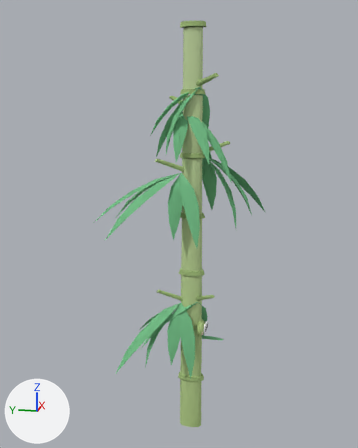
What one commit did to the glTF model web-forest/public/model/species/phyllostachys-nigra.glb.
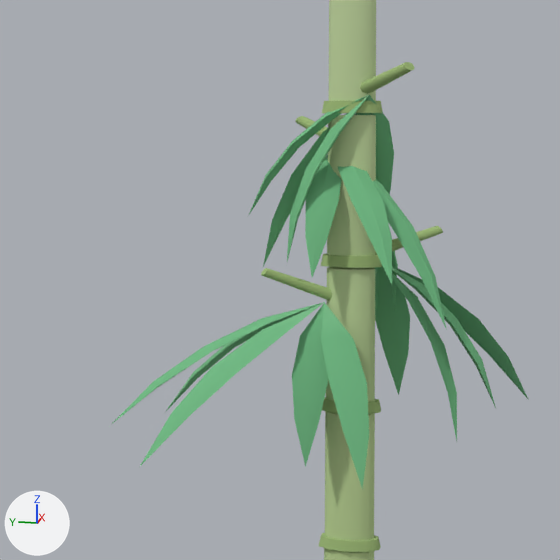
The first picture shows the older version from a 50 mm camera at (-1.538, -0.304, 1.121) aimed at (0.014, 0.007, 0.733). The close-ups show the older and then the newer version on the part from 13% to 78% of the width and 11% to 62% of the height of that picture. Only the edits that show in the close-ups are written down. Arrows for +X, +Y and +Z are at lower left; the lights stay in place. Where no turn or scale is listed for an object, it has been applied to the vertices. Vertices at exactly the same position are counted once.

Before the edit, the objects in view are built like this:
```python
me_mesh_0 = bpy.data.meshes.new('Mesh_0')
me_mesh_0.from_pydata(...)  # 598 vertices, 1100 faces; spans x -0.035..0.035, y -0.056..0.045, z 0.0..1.351
me_mesh_0.materials.append(mat_flat)
me_mesh_4 = bpy.data.meshes.new('Mesh_4')
me_mesh_4.from_pydata(...)  # 86 vertices, 156 faces; spans x -0.151..0.006, y -0.04..0.313, z -0.222..0.044
me_mesh_4.materials.append(mat_flat)
me_mesh_6 = bpy.data.meshes.new('Mesh_6')
me_mesh_6.from_pydata(...)  # 86 vertices, 156 faces; spans x -0.089..0.039, y -0.13..0.081, z -0.224..0.039
me_mesh_6.materials.append(mat_flat)
ob_cane = bpy.data.objects.new('cane', me_mesh_0)
ob_cane.location = (0.003, -0.038, 0.0)
ob_p4 = bpy.data.objects.new('p4', me_mesh_4)
ob_p4.location = (0.003, -0.038, 0.906)
ob_p6 = bpy.data.objects.new('p6', me_mesh_6)
ob_p6.location = (0.003, -0.038, 1.103)
# also in view: 'p7' at (0.005, -0.011, 1.073); 'p5' at (0.073, -0.137, 0.858)
```
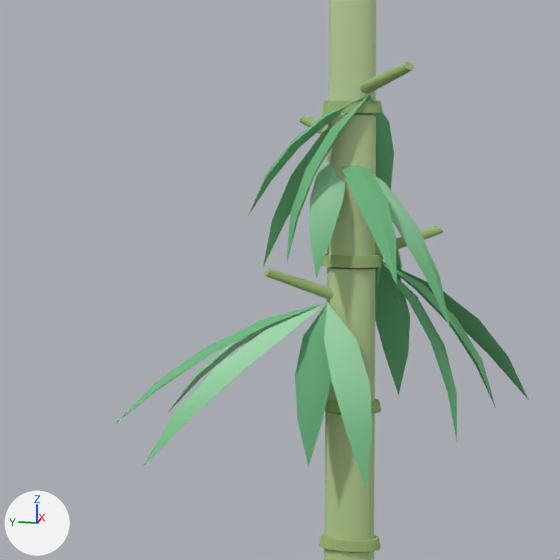
Where the newer file only moved an object's origin or applied its transform, the numbers keep the older frame.

Changed parts and their boxes (x1, y1, x2, y2) in the close-ups (560 x 560 px; the box of a moved part takes in the faces that stretch with it):
'p4', recoloured, moved
    before: (112, 268, 369, 490)
    after: (114, 268, 372, 490)
'p6', recoloured, moved
    before: (296, 116, 447, 330)
    after: (300, 116, 451, 329)
part 1 of me_mesh_4, moved or reshaped
    before: (112, 268, 369, 490)
    after: (114, 268, 372, 490)
part 2 of me_mesh_4, recoloured
    both: (148, 304, 369, 482)
part 3 of me_mesh_6, moved or reshaped
    before: (296, 116, 447, 330)
    after: (300, 116, 451, 329)
part 4 of me_mesh_6, recoloured
    both: (310, 159, 443, 312)

The change, as a diff of the scene's bpy script:
```diff
--- a/web-forest/public/model/species/phyllostachys-nigra.glb.py
+++ b/web-forest/public/model/species/phyllostachys-nigra.glb.py
@@ me_mesh_4 @@
 # used by ob_p4; location = (0.003, -0.038, 0.906)
-me_mesh_4.from_pydata(...)  # 86 vertices, 156 faces; spans x -0.151..0.006, y -0.04..0.313, z -0.222..0.044
+me_mesh_4.from_pydata(...)  # 86 vertices, 156 faces; spans x -0.097..0.06, y -0.071..0.281, z -0.073..0.193
+# me_mesh_4 part 1: the whole mesh is moved by (0.054, -0.032, 0.149)
+# me_mesh_4 part 2: 72 faces centred in x -0.133..0.0, y -0.034..0.23, z -0.177..-0.015 are repainted in the vertex colours; the middle colour goes from green #71bb84 to green #9dd7aa
 me_mesh_4.materials.append(mat_flat)
@@ me_mesh_6 @@
 # used by ob_p6; location = (0.003, -0.038, 1.103)
-me_mesh_6.from_pydata(...)  # 86 vertices, 156 faces; spans x -0.089..0.039, y -0.13..0.081, z -0.224..0.039
+me_mesh_6.from_pydata(...)  # 86 vertices, 156 faces; spans x -0.094..0.034, y -0.101..0.11, z -0.094..0.169
+# me_mesh_6 part 3: the whole mesh is moved by (-0.005, 0.029, 0.13)
+# me_mesh_6 part 4: 72 faces centred in x -0.048..0.036, y -0.117..0.048, z -0.181..-0.017 are repainted in the vertex colours; the middle colour goes from green #71bb84 to green #90ce9e
 me_mesh_6.materials.append(mat_flat)
@@ ob_p4 @@
 ob_p4 = bpy.data.objects.new('p4', me_mesh_4)
-ob_p4.location = (0.003, -0.038, 0.906)
+ob_p4.location = (-0.051, -0.011, 0.757)
@@ ob_p6 @@
 ob_p6 = bpy.data.objects.new('p6', me_mesh_6)
-ob_p6.location = (0.003, -0.038, 1.103)
+ob_p6.location = (0.008, -0.073, 0.973)
```
